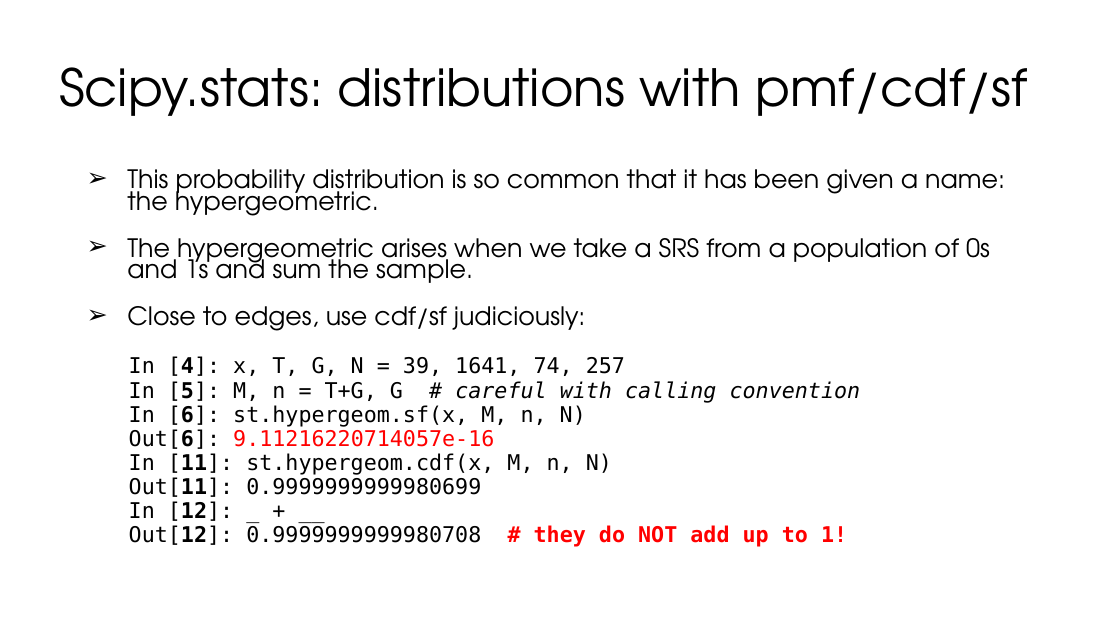
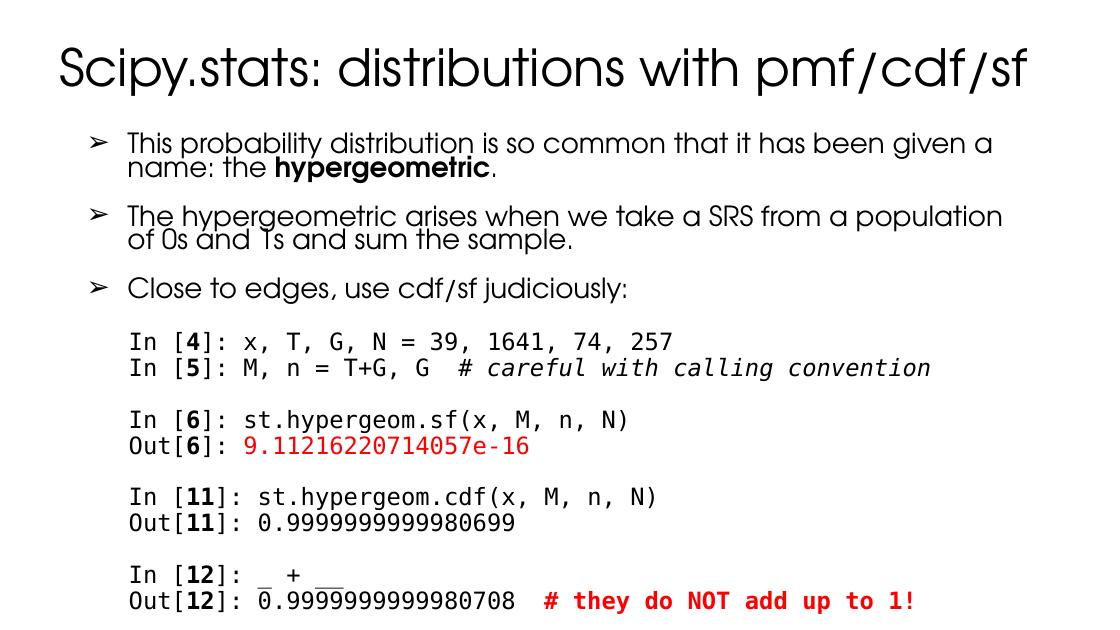
Before and after one commit to BawCOS/sp18, a slide deck: slide 51 of assets/lectures/lec24/24-hypothesis-testing.pptx (slide 52 before the commit). Drawn at 1120x630 pixels with LibreOffice and Linux fonts; fonts in the diff are those of the drawing. Boxes give left, top, right and bottom in pixels: in the first picture for what was removed or moved away, otherwise in the second. Text is boxed around its words. In the diff, an @@ line names an element or a change of style, - is before the commit and + after.

```diff
--- a/assets/lectures/lec24/24-hypothesis-testing.pptx
+++ b/assets/lectures/lec24/24-hypothesis-testing.pptx
@@ title "Scipy.stats: distributions with pmf/cdf/sf": place and size @@
-title "Scipy.stats: distributions with pmf/cdf/sf" at [59,67,1027,116]
+title "Scipy.stats: distributions with pmf/cdf/sf" at [59,47,1027,96]
@@ text "This probability distribution is so ...": place and size @@
-text "This probability distribution is so ..." at [127,169,1005,547]
+text "This probability distribution is so ..." at [127,132,1003,614]
@@ text "This probability distribution is so ..." at [127,132,1003,614]: size 21.7 to 23.8 pt in "This probability distribution is so common that ...", "The hypergeometric arises when we take a ...", "Close to edges, use cdf/sf judiciously:"; bold on in "hypergeometric."; size 18.6 to 20.4 pt in "In [4]: x, T, G, N = ...", "In [5]: M, n = T+G, G ...", "In [6]: st.hypergeom.sf(x, M, n, N)", "Out[6]: 9.11216220714057e-16" and 4 more places @@
```
Also in this commit, not shown: 5 other slides changed, 1 slide removed.
